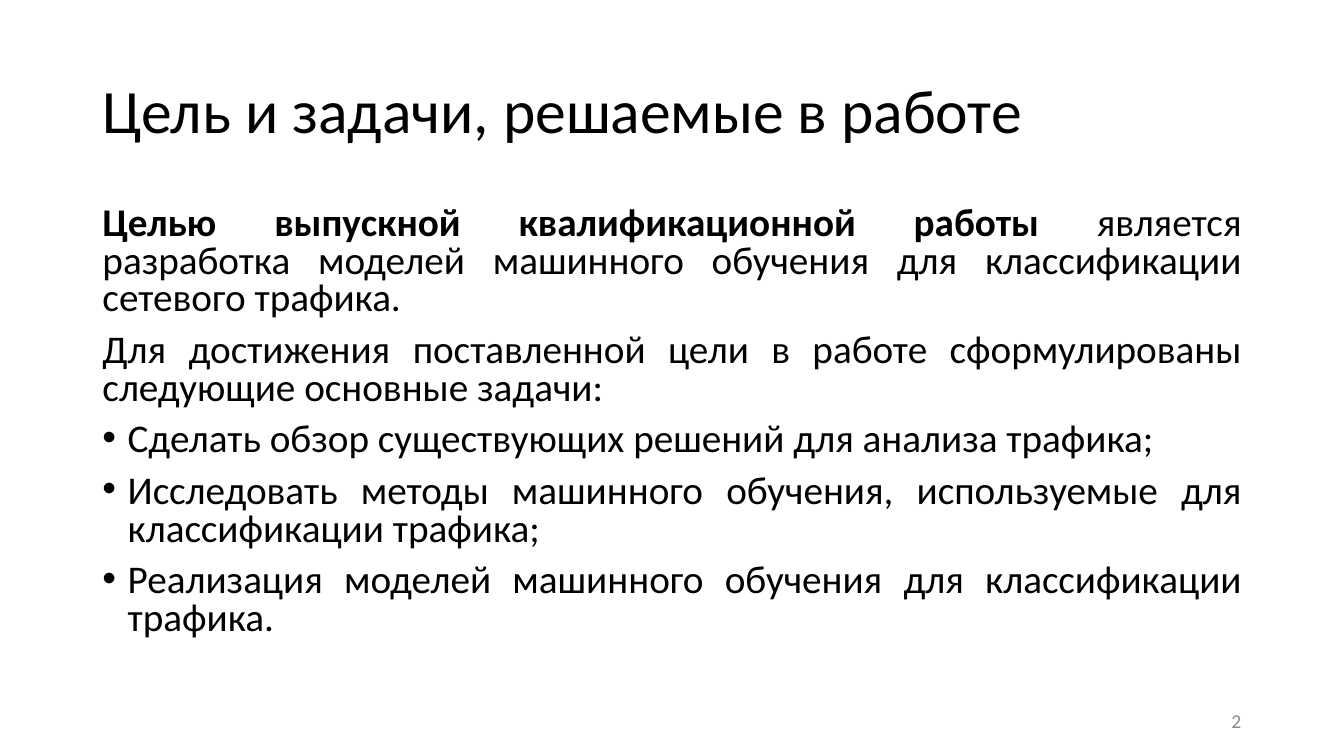
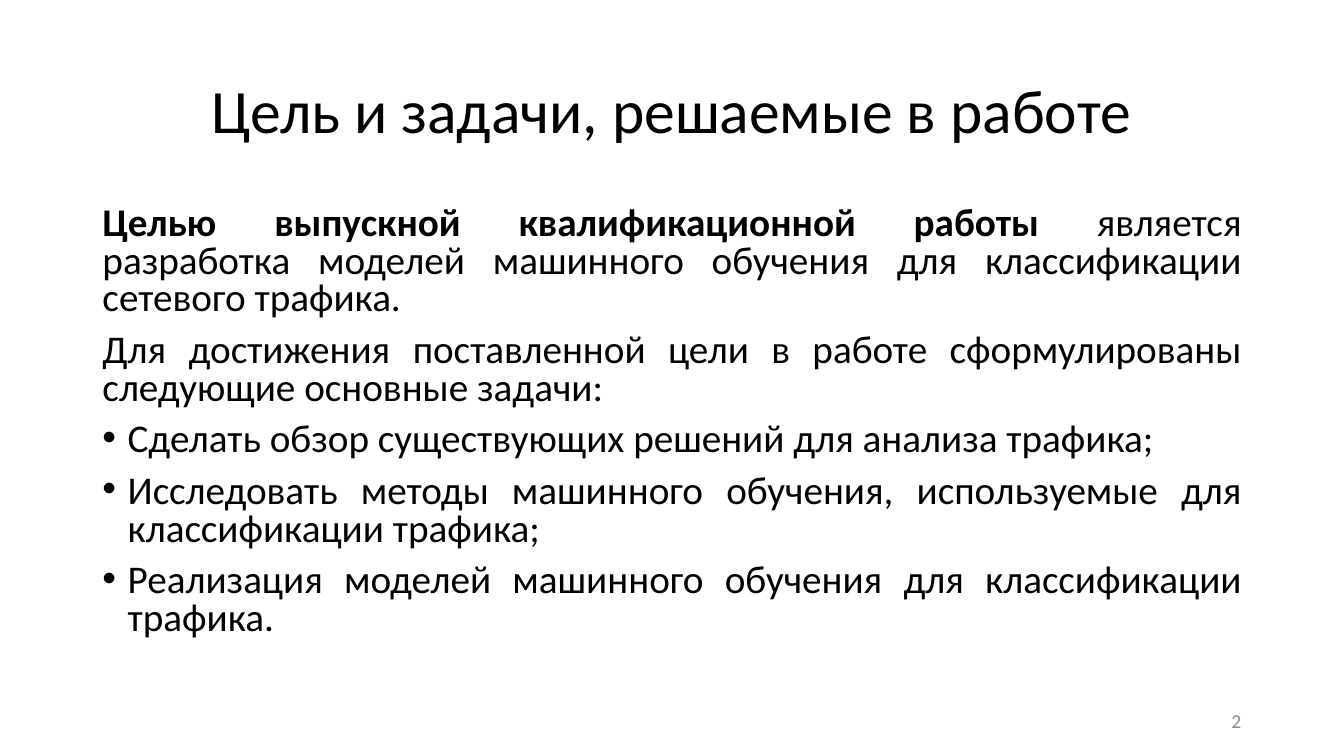
Before and after one commit to biggerevil/diploma, a slide deck: slide 2 of presentation.pptx. Drawn at 1344x756 pixels with LibreOffice and Linux fonts; fonts in the diff are those of the drawing. Boxes give left, top, right and bottom in pixels: in the first picture for what was removed or moved away, otherwise in the second. Text is boxed around its words. In the diff, an @@ line names an element or a change of style, - is before the commit and + after.

```diff
--- a/presentation.pptx
+++ b/presentation.pptx
@@ title "Цель и задачи, решаемые в ..." at (x1=212, y1=91, x2=1131, y2=143): alignment left to centre @@
```
Also in this commit, not shown: 11 other slides changed.
